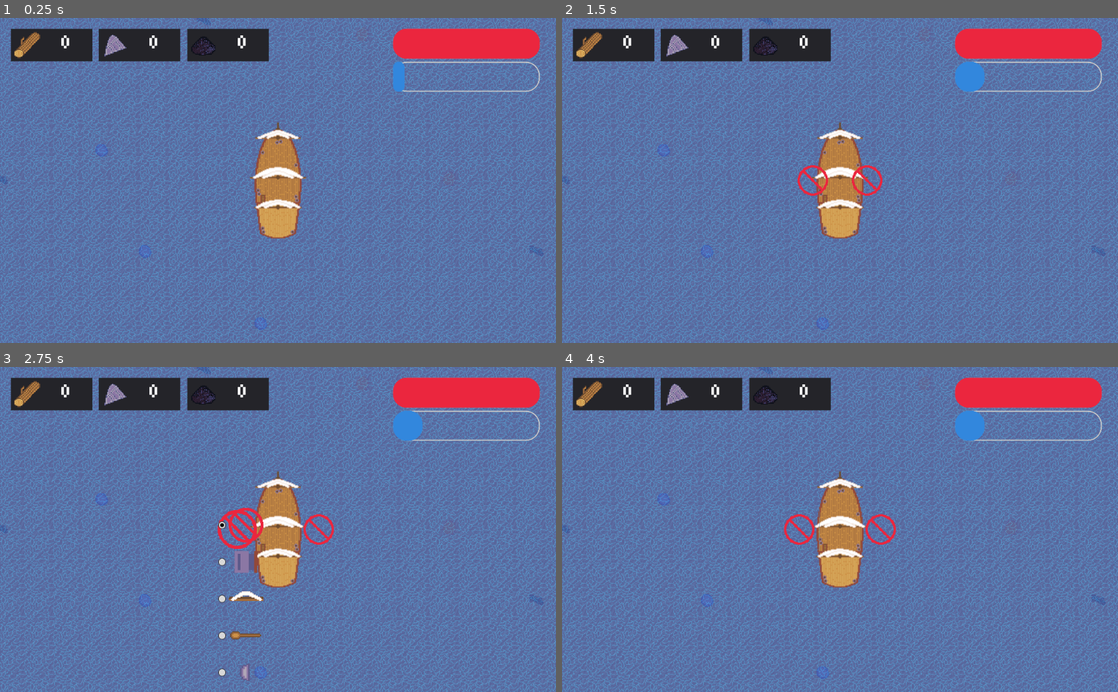
Above: before the commit, frames 1-4 (two rows, left to right).
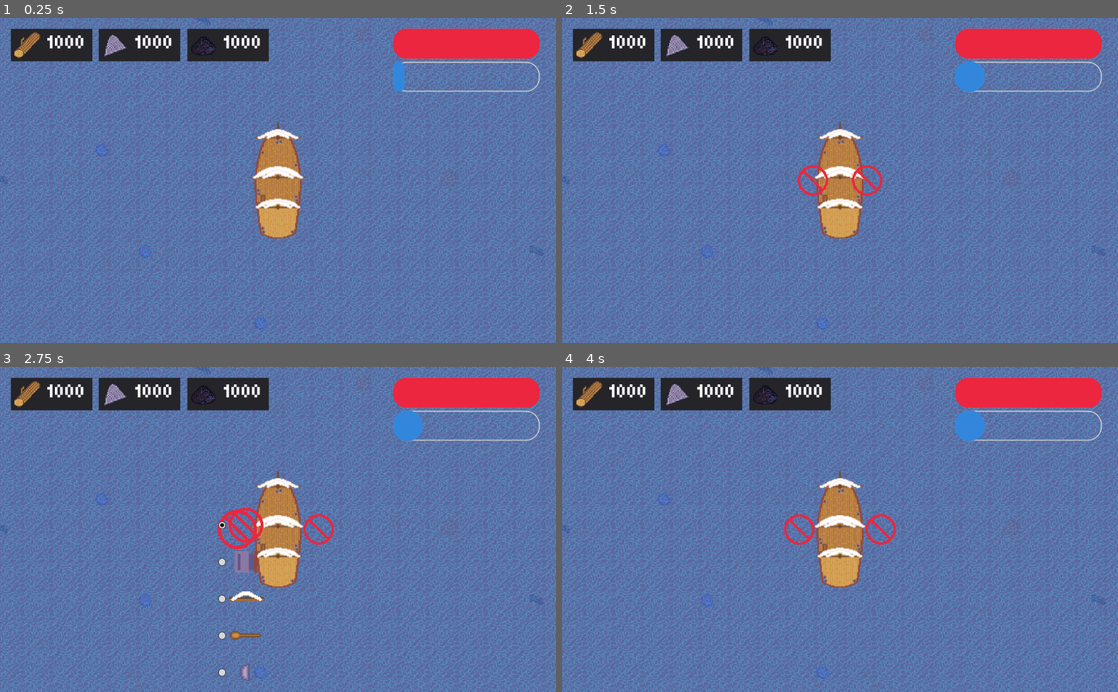
Above: after the commit, the same moments.

Repository: McLovin3/Calderia
Game: Godot game, scene res://MainScene.tscn
Same seed, same stepped clock (60 frames per second), same inputs: the game is played once before the commit and once after it.
Inputs (mouse positions are in pixels of both pictures, inside the frame that each line leads up to):
- Up to frame 1 (0.25 s): no input
- Up to frame 2 (1.5 s): tap Enter at 0.5 s; move the mouse to (962, 164) at 0.52 s; hold I (controls) 0.53-1.28 s; hold D (turn_right) from 0.53 s (still down); click (962, 164) at 0.67 s; tap W (up) at 0.77 s; tap Space at 1.25 s; move the mouse to (728, 196) at 1.27 s; tap C (customize) at 1.35 s
- Up to frame 3 (2.75 s): tap W (up) at 1.52 s; release D (turn_right) at 2 s; click (239, 529) at 2 s
- Up to frame 4 (4 s): click (878, 529) at 2.75 s; tap Enter at 3.5 s; move the mouse to (895, 458) at 3.52 s; hold A (turn_left) from 3.53 s (still down); right-click (895, 458) at 3.6 s

The runs differ from the first frame. In frame 1, 0.6% of the frame differs, in the area x 8-54%, y 5-58%; in frame 2, 0.6%; in frame 3, 0.6%; in frame 4, 0.6%.

Commit message:
Refactor

Diff:
--- a/GameManager/Scripts/GameManager.gd
+++ b/GameManager/Scripts/GameManager.gd
@@ -48,6 +48,9 @@
 
 func _ready() -> void:
 	_load_game()
+	add_stone(1000)
+	add_gunpowder(1000)
+	add_wood(1000)
 
 func _load_game() -> void:
 	var save_file := File.new()
--- a/PlayerShip/PlayerShip.tscn
+++ b/PlayerShip/PlayerShip.tscn
@@ -43,6 +43,7 @@
 [node name="AnimatedSprite" type="AnimatedSprite" parent="."]
 frames = SubResource( 7 )
 animation = "idle"
+frame = 5
 playing = true
 
 [node name="HitBox" type="Area2D" parent="."]
--- a/PlayerShip/Scripts/PlayerShip.gd
+++ b/PlayerShip/Scripts/PlayerShip.gd
@@ -103,7 +103,6 @@
 func _on_HitBox_area_entered(area : Area2D) -> void:
 	if (area.get_parent().get("damage")):
 		_current_hp -= (area.get_parent().damage - (area.get_parent().damage * damage_negation))
-		print(_current_hp)
 
 		if (_current_hp <= 0):
 			queue_free()
--- a/project.godot
+++ b/project.godot
@@ -97,6 +97,7 @@
 
 background=false
 theme=false
+icon=false
 
 [gui]
 
